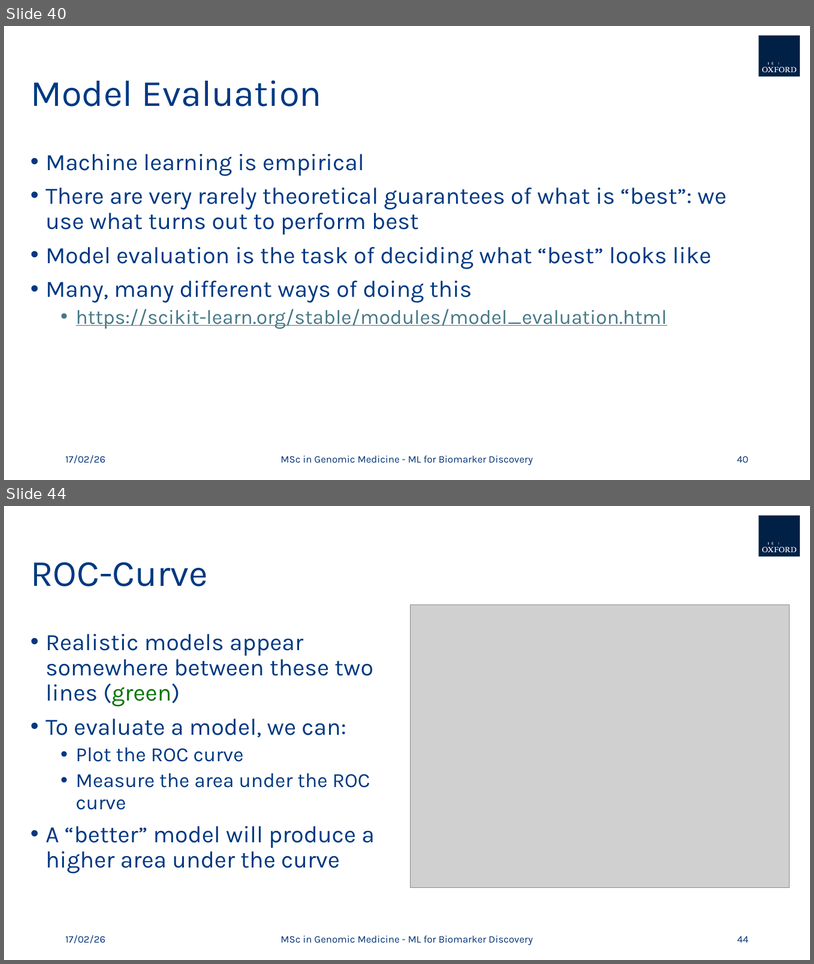
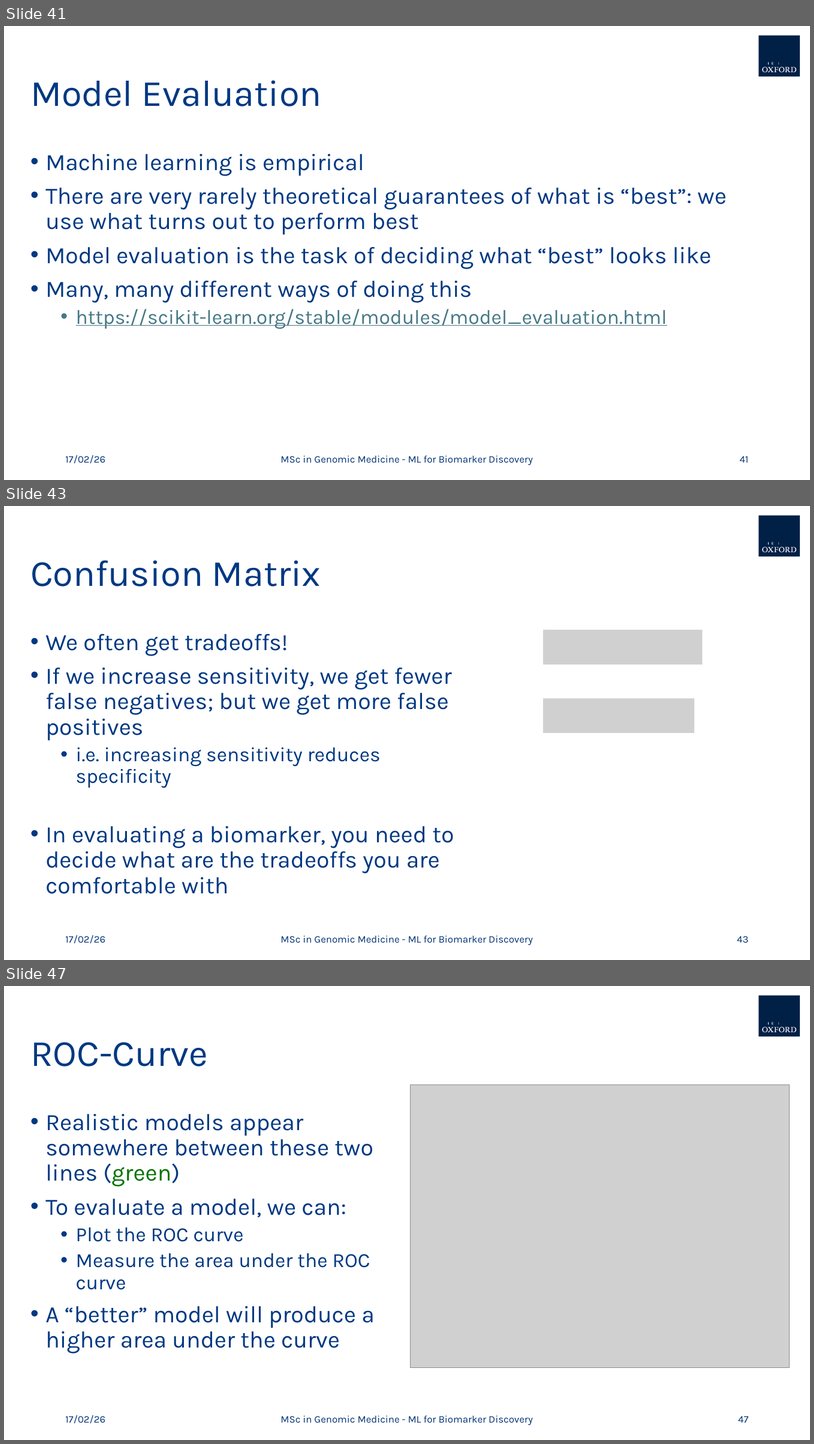
Before and after one commit to griffinfarrow/ML_for_Biomarker_Discovery, a slide deck: ml_for_biomarker_discovery.pptx. Shown one above the other, each under a label of ours: slides 40 and 44 before the commit, slides 41, 43 and 47 after it; the slides between them are not shown. The pictures are 814x964 and 814x1444 pixels, drawn with LibreOffice and Linux fonts; fonts in the diff are those of the drawing; grey boxes stand for pictures; background and template pictures are left out. Boxes give left, top, right and bottom in pixels: in the first picture for what was removed or moved away, otherwise in the second. Text is boxed around its words. In the diff, an @@ line names an element or a change of style, - is before the commit and + after.

```diff
--- a/ml_for_biomarker_discovery.pptx
+++ b/ml_for_biomarker_discovery.pptx
@@ slide 43 added at bbox=[4, 506, 810, 960], background #FFFFFF; not listed: 5 template elements that a slide beside it also shows @@
@@ title added at bbox=[30, 560, 321, 586], 44 pt, text #003882 @@
+Confusion Matrix
@@ picture added at bbox=[543, 630, 703, 664] @@
@@ text added at bbox=[45, 634, 454, 894], 28 pt, text #003882 @@
+• We often get tradeoffs!
+• If we increase sensitivity, we get fewer false negatives; but we get more false positives
+  • i.e. increasing sensitivity reduces specificity
+• In evaluating a biomarker, you need to decide what are the tradeoffs you are comfortable with
@@ picture added at bbox=[543, 699, 695, 733] @@
@@ text added at bbox=[65, 934, 105, 943], 12 pt, text #003273 @@
+17/02/26
@@ text added at bbox=[281, 935, 533, 945], 12 pt, text #003273 @@
+MSc in Genomic Medicine - ML for Biomarker Discovery
@@ page number added at bbox=[737, 936, 749, 943], 12 pt, text #003273 @@
+43
@@ what was slide 40 is now slide 41 @@
@@ page number at bbox=[740, 456, 749, 462]: text changed @@
-40
+41
@@ what was slide 44 is now slide 47 @@
@@ page number at bbox=[738, 1416, 749, 1422]: text changed @@
-44
+47
```
Also in this commit, not shown: 5 slides changed, 2 other slides added.
